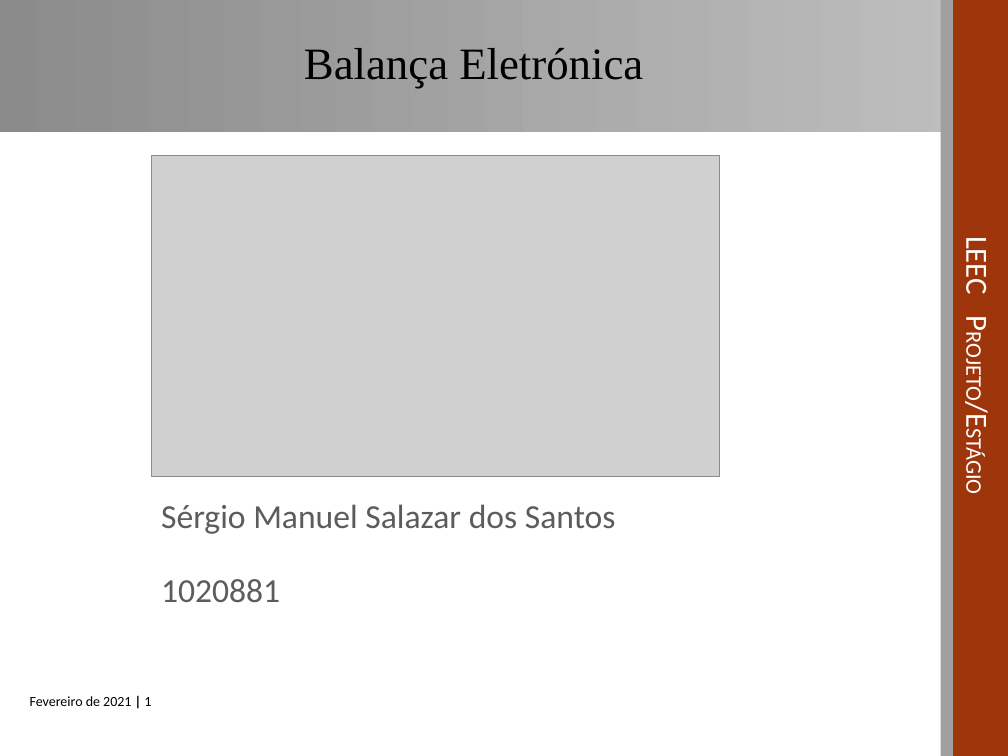
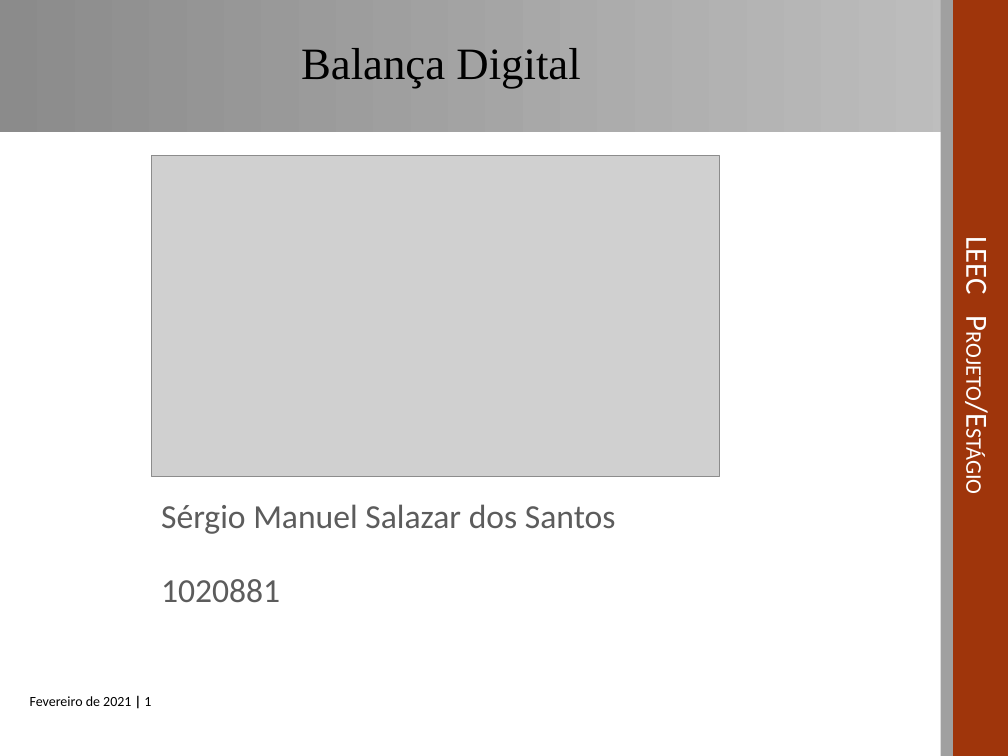
Before and after one commit to sergio1020881/PESTA2021, a slide deck: slide 1 of Apresentacao/PESTA__APRESENTACAO_1020881.ppt. Drawn at 1008x756 pixels with LibreOffice and Linux fonts; fonts in the diff are those of the drawing; grey boxes stand for pictures; background and template pictures are left out. Boxes give left, top, right and bottom in pixels: in the first picture for what was removed or moved away, otherwise in the second. Text is boxed around its words. In the diff, an @@ line names an element or a change of style, - is before the commit and + after.

```diff
--- a/Apresentacao/PESTA__APRESENTACAO_1020881.ppt
+++ b/Apresentacao/PESTA__APRESENTACAO_1020881.ppt
@@ text at <box>301,48,580,89</box>: text changed @@
-Balança Eletrónica
+Balança Digital
```
Also in this commit, not shown: 2 other slides changed, 22 other files.
